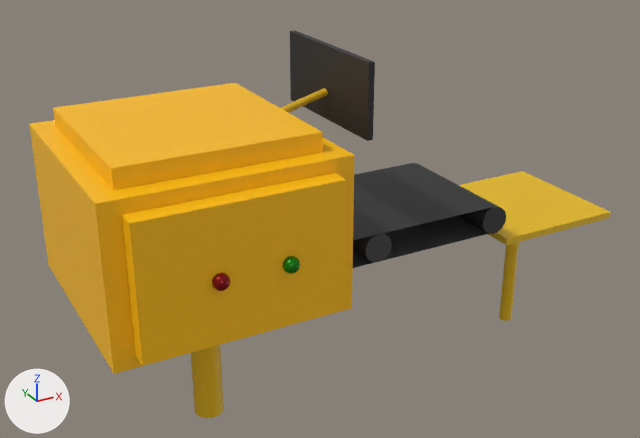
Before and after pictures for a commit that changed the glTF model assets/lopende-band.gltf.
Rendered twice from a 50 mm camera at (-6.16, -9.72, 6.58) aimed at (-0.72, 0.16, 1.64). Lighting does not change. The marker at lower left points along +X, +Y and +Z. Where no turn or scale is listed for an object, it has been applied to the vertices. Vertices at the same position are counted once.
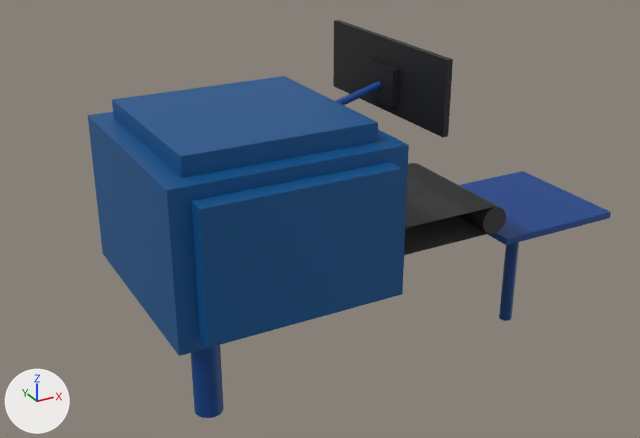
Changed parts and their boxes (x1, y1, x2, y2) in the pictures (640 x 438 px):
'Cube.003', recoloured, moved (yellow to blue)
    before: (29, 83, 354, 374)
    after: (88, 76, 409, 356)
'Cube.005', reshaped, moved (41% wider)
    before: (290, 30, 375, 141)
    after: (333, 20, 453, 137)
'Cube.004', recoloured (yellow to blue)
    both: (459, 171, 611, 245)
'Cylinder.003', recoloured (yellow to blue)
    both: (191, 345, 223, 418)
'Cube.006', added (black)
    after: (366, 59, 398, 106)
'Cylinder.004', recoloured (yellow to blue)
    both: (499, 242, 519, 321)
'Cylinder.005', recoloured, moved
    before: (281, 88, 328, 113)
    after: (336, 81, 381, 105)
part 1 of me_cube_003, built on
    before: (367, 62, 375, 141)
    after: (412, 48, 453, 137)

The edits, one by one:
Material 'Material.008' (mat_material_008) changes colour from yellow #ffbf00 to blue #00538d; in linear values from (1.0, 0.523, 0.0) to (0.0, 0.0855, 0.267).
Material 'Material.009' (mat_material_009) changes colour from yellow #e7ba00 to blue #00408b; in linear values from (0.8, 0.491, 0.0) to (0.0, 0.0518, 0.26).
Material 'Material.010' (mat_material_010) changes colour from yellow #e7b900 to blue #004085; in linear values from (0.8, 0.487, 0.0) to (0.0, 0.0511, 0.233).
Material 'Material.011' (mat_material_011) changes colour from yellow #e7b900 to dark blue #00417a; in linear values from (0.8, 0.487, 0.0) to (0.0, 0.0522, 0.196).
Material 'Material.012' (mat_material_012) changes colour from yellow #d6a900 to blue #004294; in linear values from (0.674, 0.397, 0.0) to (0.0, 0.055, 0.296).
Material 'Material.002' (mat_material_002) is new.
Its base color is (0.0111, 0.0111, 0.0111) (black #1b1b1b).
me_cube_003 is used by ob_cube_005; location (-0.68, 0.0, 3.61).
me_cube_003 had 16 vertices, 28 faces and spanned x -0.04..0.04, y -1.02..1.02, z -0.48..0.48.
me_cube_003 now has 24 vertices, 44 faces and spans x -0.04..0.04, y -1.69..1.02, z -0.48..0.48.
Part 1, on me_cube_003:
4 faces are deleted.
8 vertices are added at x -0.04..0.04, y -1.69..0.91, z -0.48..0.48.
20 new faces join them.
Mesh me_cube_006 is new.
It has 24 vertices, 44 faces and spans x -0.04..0.04, y -0.399..0.24, z -0.24..0.24.
It uses material mat_material_002 (black #1b1b1b).
Object 'Cube.003' (ob_cube_003) moves from (-2.69, 0.0, 2.17) to (-1.94, 0.0, 2.17).
Object 'Cube.005' (ob_cube_005) moves from (-0.68, 0.0, 3.61) to (0.2, 0.34, 3.61).
Object 'Cylinder.005' (ob_cylinder_005) moves from (-1.17, 0.0, 3.37) to (-0.29, 0.0, 3.37).
Object 'Cube.006' (ob_cube_006) is new; it shows me_cube_006.
Its location is (0.12, 0.06, 3.51).
